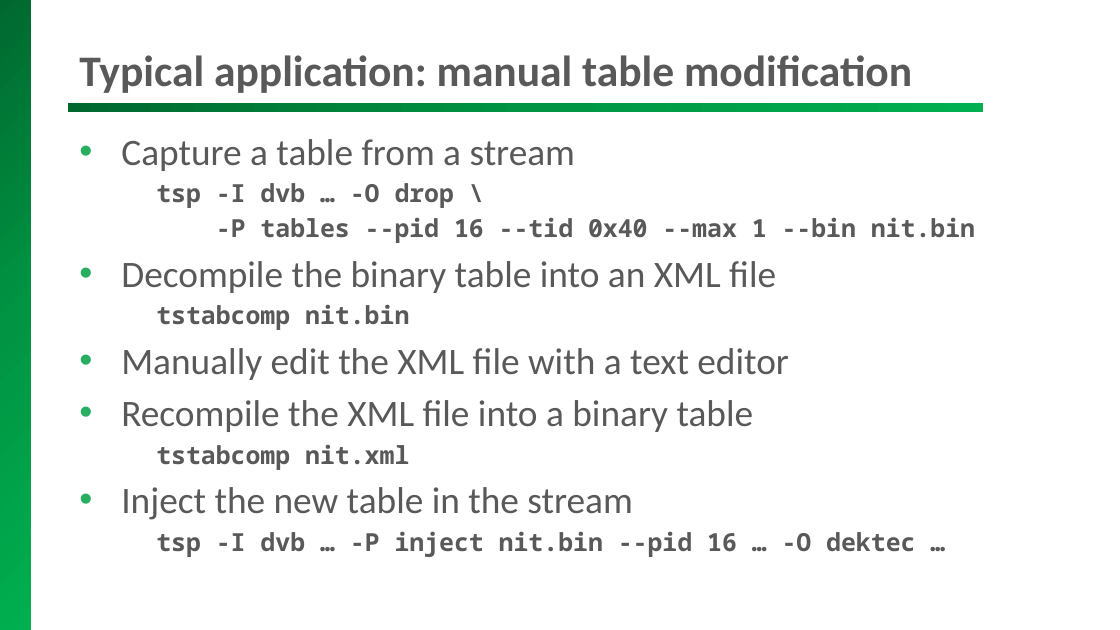
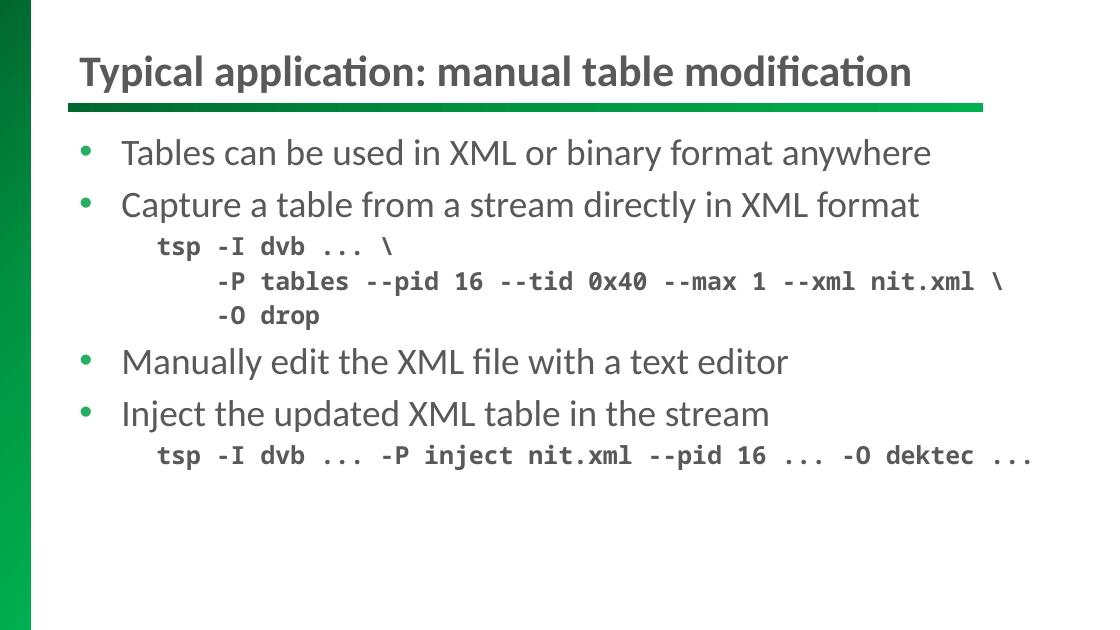
Before and after one commit to tsduck/tsduck, a slide deck: slide 28 of doc/tsduck-presentation.pptx (slide 26 before the commit). Drawn at 1120x630 pixels with LibreOffice and Linux fonts; fonts in the diff are those of the drawing; background and template pictures are left out. Boxes give left, top, right and bottom in pixels: in the first picture for what was removed or moved away, otherwise in the second. Text is boxed around its words. In the diff, an @@ line names an element or a change of style, - is before the commit and + after.

```diff
--- a/doc/tsduck-presentation.pptx
+++ b/doc/tsduck-presentation.pptx
@@ text at (x1=121, y1=139, x2=975, y2=330): text changed; size 16 to 24 pt; font Noto Sans Mono to Calibri; bold off @@
-• Capture a table from a stream
-    tsp -I dvb … -O drop \
-    -P tables --pid 16 --tid 0x40 --max 1 --bin nit.bin
-• Decompile the binary table into an XML file
-    tstabcomp nit.bin
+• Tables can be used in XML or binary format anywhere
+• Capture a table from a stream directly in XML format
+    tsp -I dvb ... \
+    -P tables --pid 16 --tid 0x40 --max 1 --xml nit.xml \
+    -O drop
@@ text at (x1=121, y1=400, x2=975, y2=470): text changed; size 24 to 16 pt; font Calibri to Noto Sans Mono; bold on @@
-• Recompile the XML file into a binary table
-    tstabcomp nit.xml
-• Inject the new table in the stream
-    tsp -I dvb … -P inject nit.bin --pid 16 … -O dektec …
+• Inject the updated XML table in the stream
+    tsp -I dvb ... -P inject nit.xml --pid 16 ... -O dektec ...
```
Also in this commit, not shown: 10 other slides changed, 2 slides added, 6 other files.
